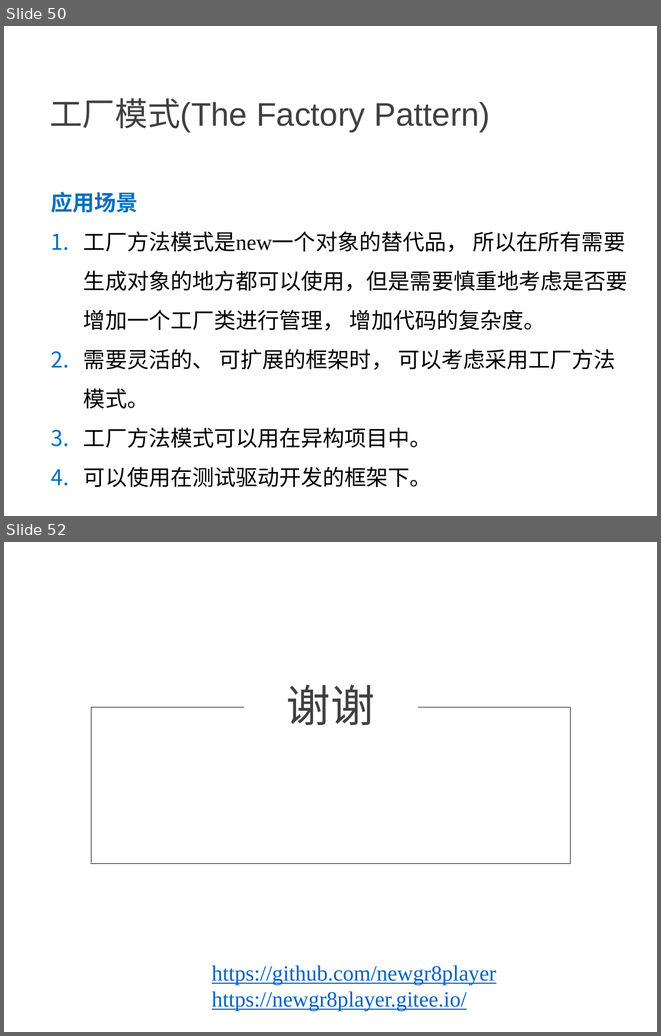
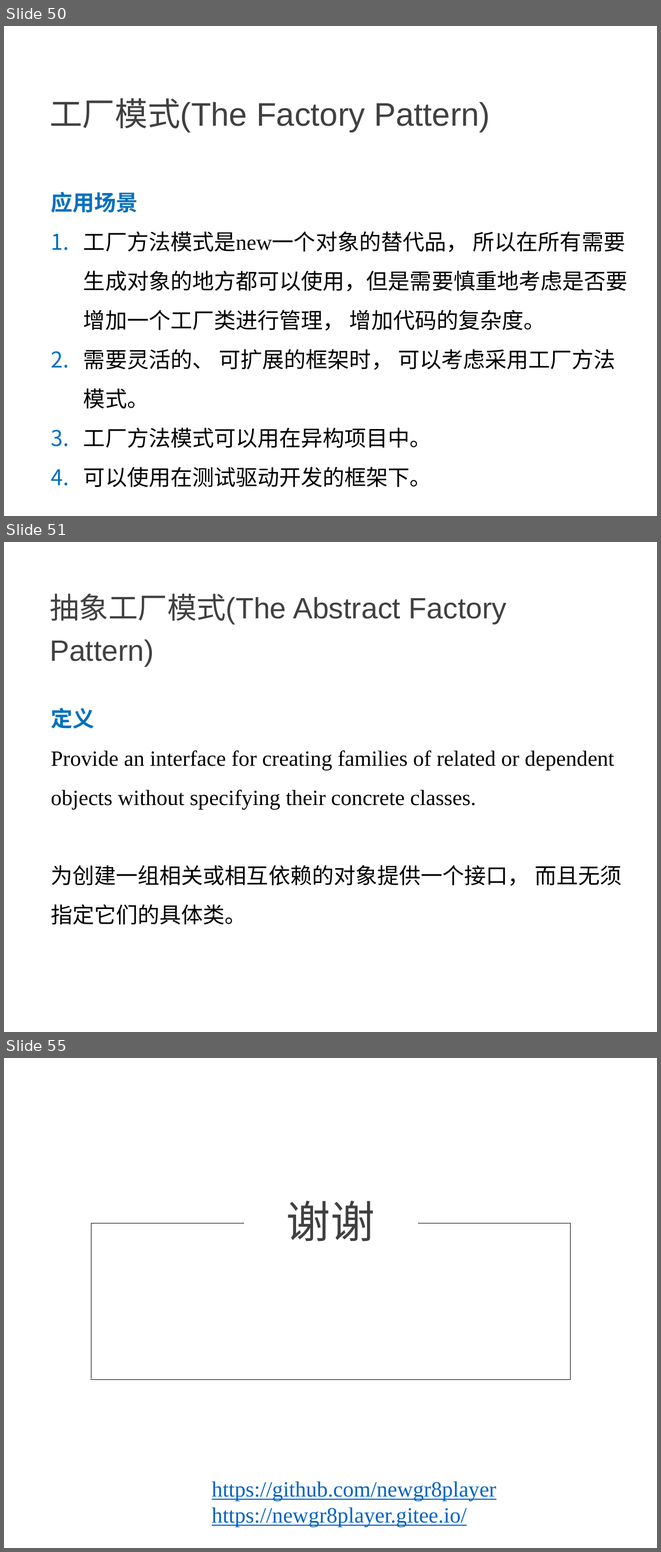
Before and after one commit to NewGr8Player/My-PPT, a slide deck: Design pattern/23种设计模式详解.pptx. Shown one above the other, each under a label of ours: slides 50 and 52 before the commit, slides 50, 51 and 55 after it; the slides between them are not shown. The pictures are 661x1036 and 661x1552 pixels, drawn with LibreOffice and Linux fonts; fonts in the diff are those of the drawing. Boxes give left, top, right and bottom in pixels: in the first picture for what was removed or moved away, otherwise in the second. Text is boxed around its words. In the diff, an @@ line names an element or a change of style, - is before the commit and + after.

Commit message:
Add - 单例模式 -工厂模式

```diff
--- a/Design pattern/23种设计模式详解.pptx
+++ b/Design pattern/23种设计模式详解.pptx
@@ slide 51 added at bbox=[4, 542, 657, 1032], background #FFFFFF @@
@@ text added at bbox=[50, 593, 507, 667], 32.4 pt, text #404040 @@
+抽象工厂模式(The Abstract Factory Pattern)
@@ text added at bbox=[51, 707, 621, 925], 24 pt, text #000000 @@
+定义
+Provide an interface for creating families of related or dependent objects without specifying their concrete classes.
+为创建一组相关或相互依赖的对象提供一个接口， 而且无须指定它们的具体类。
@@ what was slide 52 is now slide 55 @@
```
Also in this commit, not shown: 3 other slides added, 1 slide removed.
